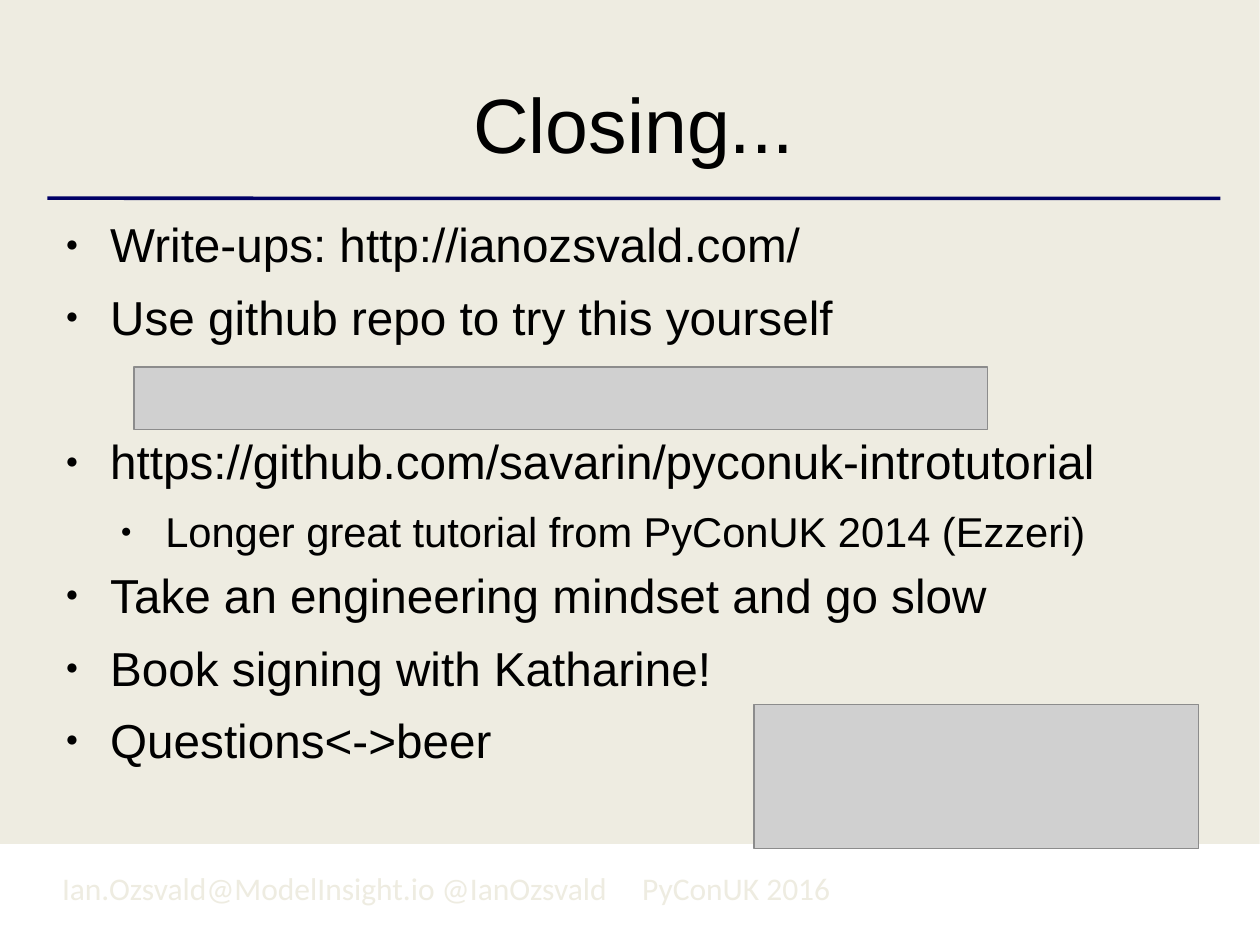
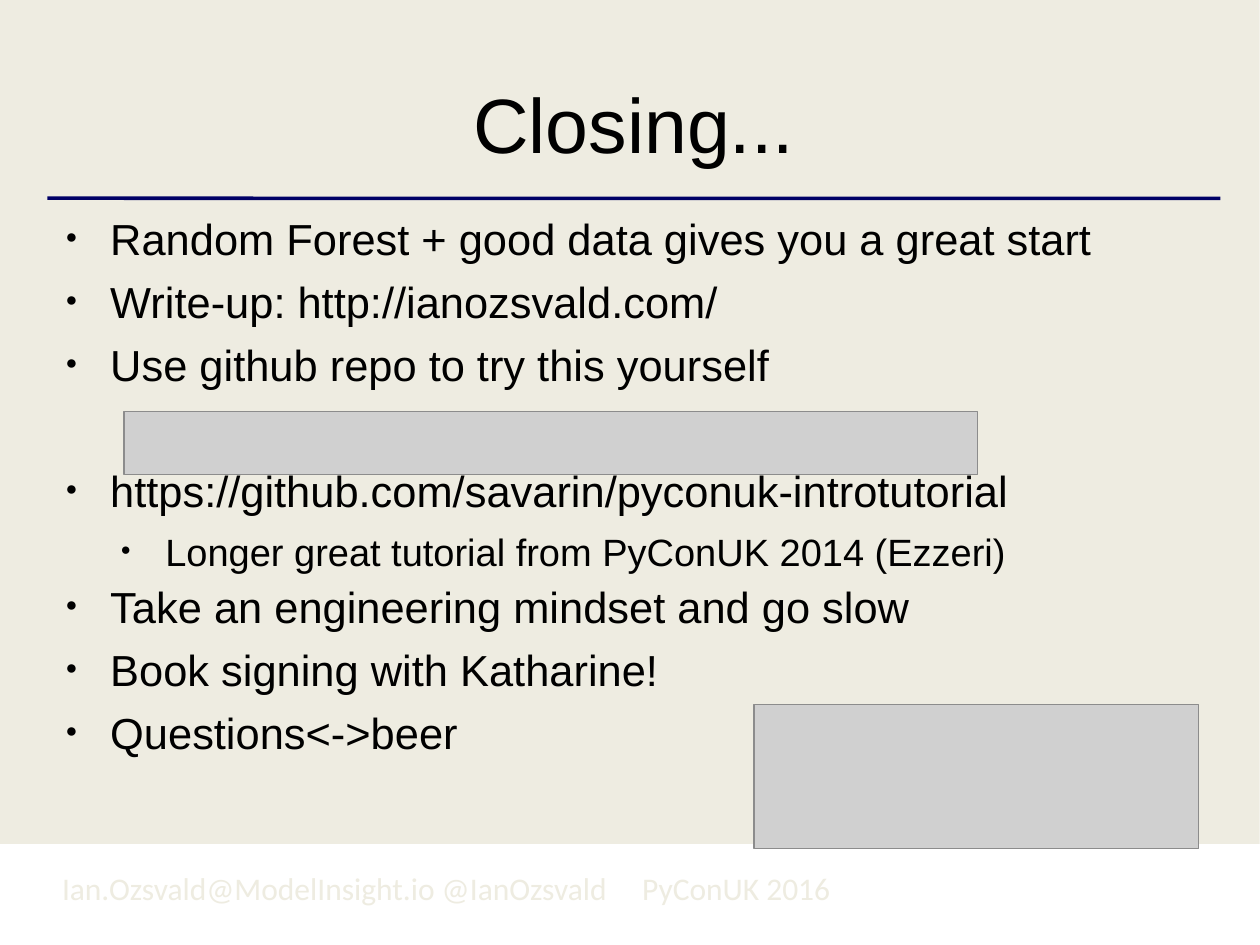
Before and after one commit to ianozsvald/pyconuk_using_sklearn_classification, a slide deck: slide 16 of PyConUK2016_ML_Ian.odp (slide 17 before the commit). Drawn at 1260x945 pixels with LibreOffice and Linux fonts; fonts in the diff are those of the drawing; grey boxes stand for pictures; background and template pictures are left out. Boxes give left, top, right and bottom in pixels: in the first picture for what was removed or moved away, otherwise in the second. Text is boxed around its words. In the diff, an @@ line names an element or a change of style, - is before the commit and + after.

```diff
--- a/PyConUK2016_ML_Ian.odp
+++ b/PyConUK2016_ML_Ian.odp
@@ text at box(110, 223, 1091, 326): text changed; size 27.2 to 24.8 pt @@
-● Write-ups: http://ianozsvald.com/
+● Random Forest + good data gives you a great start
+● Write-up: http://ianozsvald.com/
@@ text at box(110, 349, 1007, 757): size 27.2 to 24.8 pt in "Use github repo to try this yourself", "https://github.com/savarin/pyconuk-introtutorial", "Take an engineering mindset and go slow", "Book signing with Katharine!" and 1 more places; size 23.8 to 21.7 pt in "Longer great tutorial from PyConUK 2014 (Ezzeri)"; line spacing 0.83 to 0.73 @@
@@ picture: place and size @@
-picture at box(134, 367, 987, 430)
+picture at box(123, 412, 976, 475)
```
Also in this commit, not shown: 10 other slides changed, 1 slide added, 2 other files.
